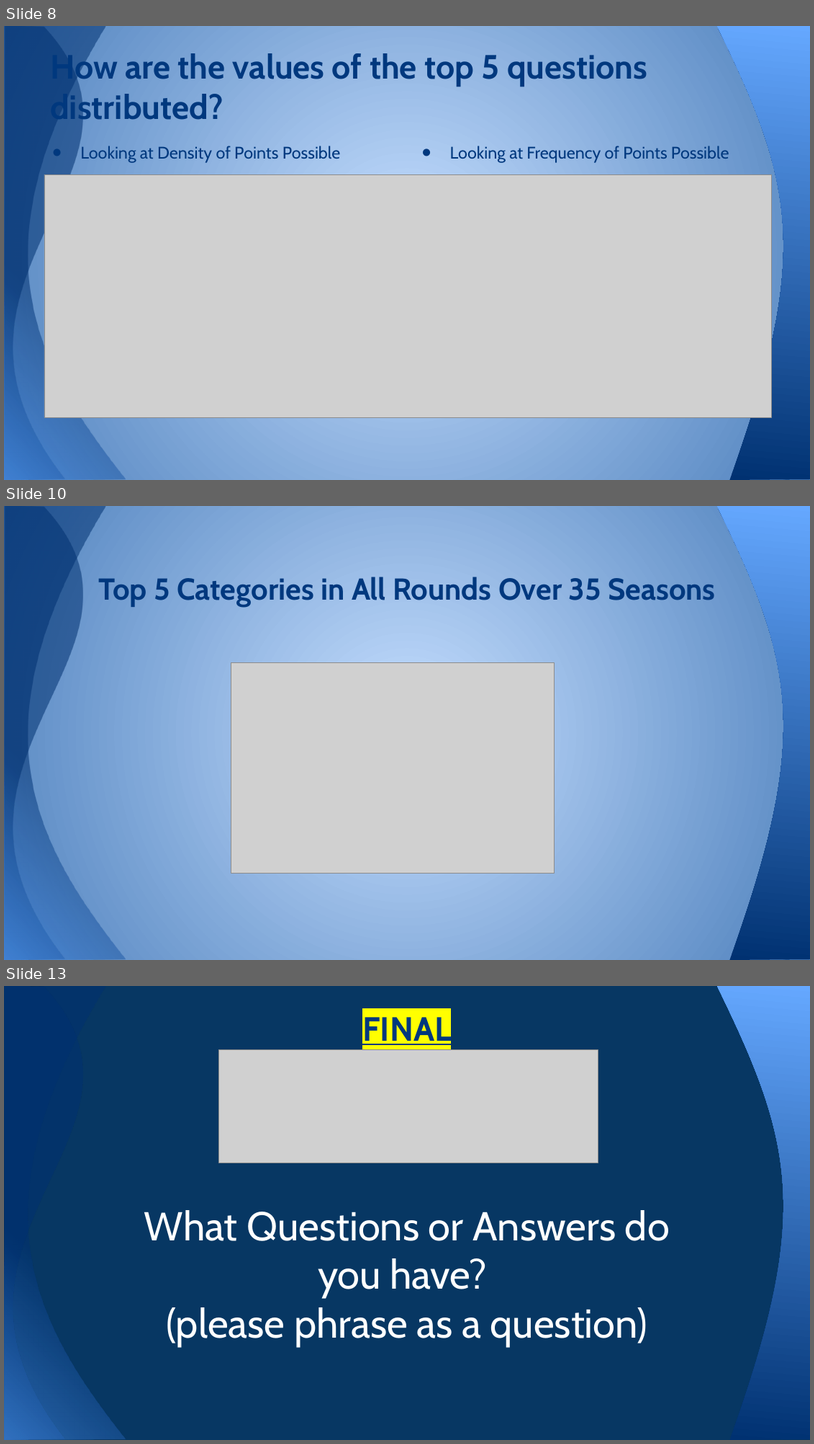
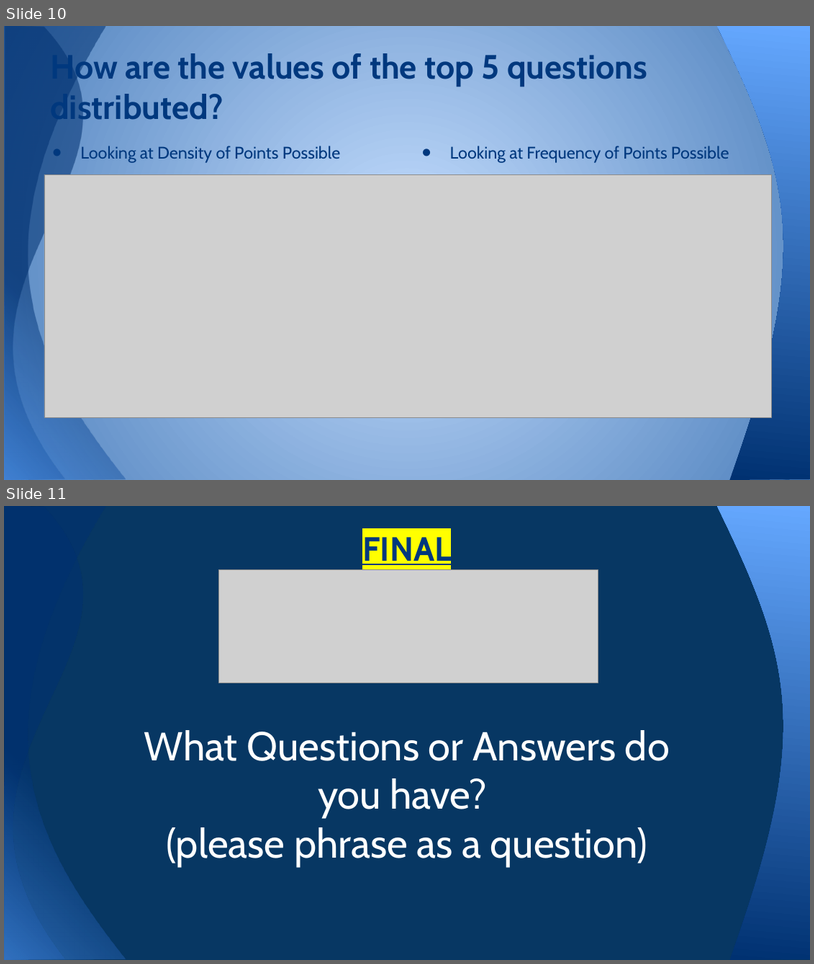
Before and after one commit to jlschmitz81/Project_One_Team_13, a slide deck: Jeopardy Powerpoint_Team13_Project1_FINAL.pptx. Shown one above the other, each under a label of ours: slides 8, 10 and 13 before the commit, slides 10 and 11 after it; the slides between them are not shown. The pictures are 814x1444 and 814x964 pixels, drawn with LibreOffice and Linux fonts; fonts in the diff are those of the drawing; grey boxes stand for pictures. Boxes give left, top, right and bottom in pixels: in the first picture for what was removed or moved away, otherwise in the second. Text is boxed around its words. In the diff, an @@ line names an element or a change of style, - is before the commit and + after.

Commit message:
Presentation Final

```diff
--- a/Jeopardy Powerpoint_Team13_Project1_FINAL.pptx
+++ b/Jeopardy Powerpoint_Team13_Project1_FINAL.pptx
@@ slide 10 removed at box(4, 506, 810, 960), background gradient #C6DFFF to #4F81BD; not listed: 3 template elements that a slide beside it also shows @@
@@ title removed at box(98, 577, 715, 607) @@
-Top 5 Categories in All Rounds Over 35 Seasons
@@ picture removed at box(232, 663, 555, 873) @@
@@ what was slide 8 is now slide 10 @@
@@ what was slide 13 is now slide 11 @@
```
Also in this commit, not shown: 2 slides added, 3 other slides removed.
